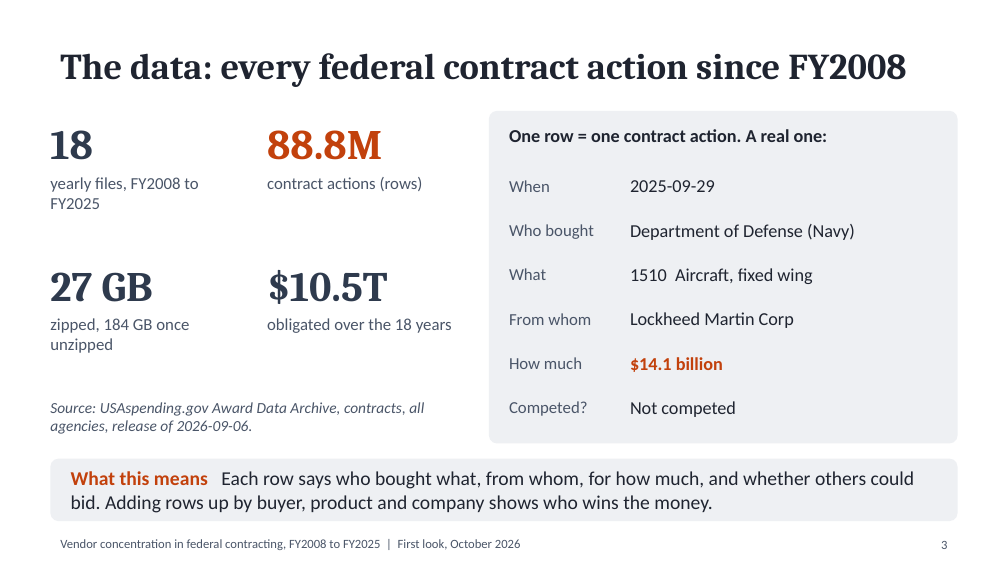
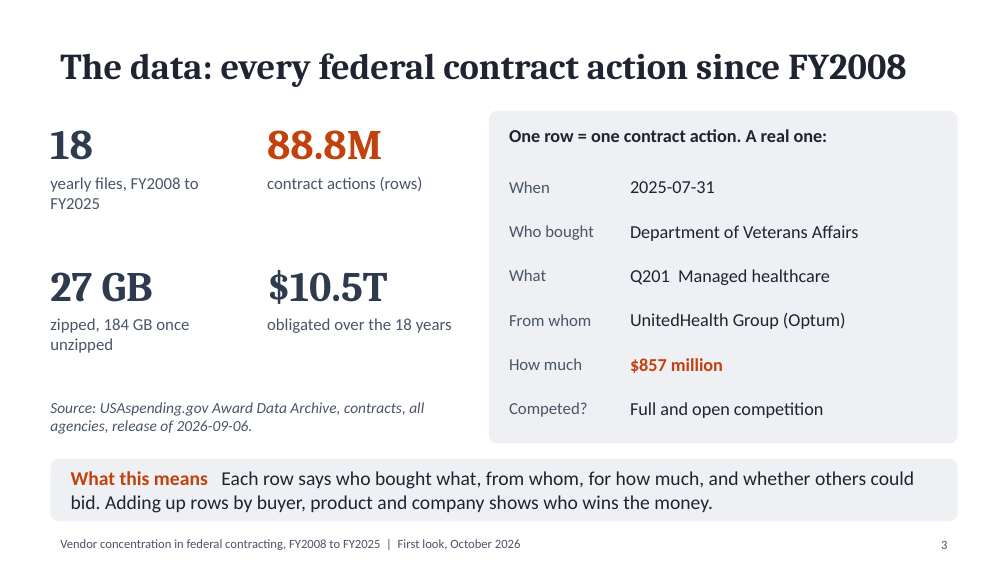
Before and after one commit to abh5227/federal-contracting-concentration, a slide deck: slide 3 of reports/eda/eda_presentation.pptx. Drawn at 1008x567 pixels with LibreOffice and Linux fonts; fonts in the diff are those of the drawing. Boxes give left, top, right and bottom in pixels: in the first picture for what was removed or moved away, otherwise in the second. Text is boxed around its words. In the diff, an @@ line names an element or a change of style, - is before the commit and + after.

```diff
--- a/reports/eda/eda_presentation.pptx
+++ b/reports/eda/eda_presentation.pptx
@@ text at box(630, 181, 715, 193): text changed @@
-2025-09-29
+2025-07-31
@@ text at box(630, 225, 859, 241): text changed @@
-Department of Defense (Navy)
+Department of Veterans Affairs
@@ text at box(630, 269, 830, 285): text changed @@
-1510 Aircraft, fixed wing
+Q201 Managed healthcare
@@ text at box(630, 313, 846, 329): text changed @@
-Lockheed Martin Corp
+UnitedHealth Group (Optum)
@@ text at box(630, 358, 723, 373): text changed @@
-$14.1 billion
+$857 million
@@ text at box(630, 402, 823, 418): text changed @@
-Not competed
+Full and open competition
@@ text at box(71, 471, 915, 513): text changed @@
-What this means Each row says who bought what, from whom, for how much, and whether others could bid. Adding rows up by buyer, product and company shows who wins the money.
+What this means Each row says who bought what, from whom, for how much, and whether others could bid. Adding up rows by buyer, product and company shows who wins the money.
```
Also in this commit, not shown: 9 other slides changed, 4 slides added, 2 slides removed, 12 other files.
